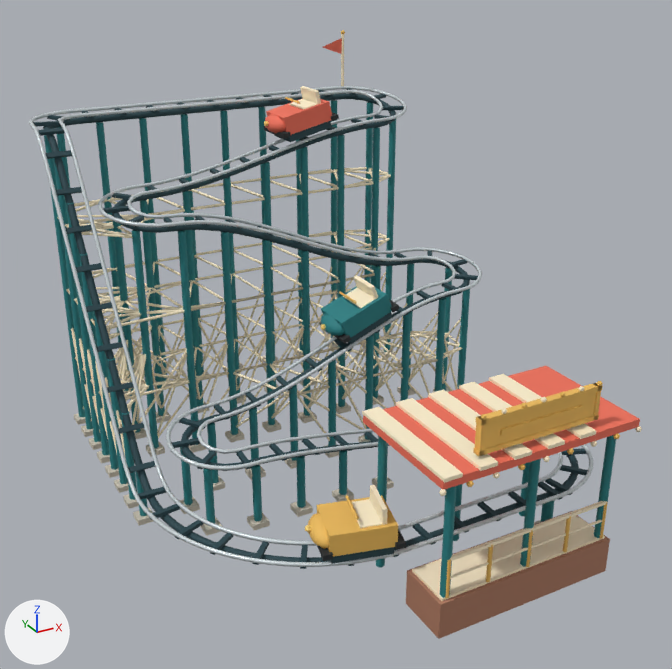
The glTF model games/brightway-park/public/art/models/ride_mouse.glb: old version first, new version second.
One viewpoint serves both versions: a camera (50 mm lens) standing at (-8.45, -18.65, 12.9) and looking at (1.41, -0.73, 3.94). Every picture has the same lights, and +X, +Y and +Z are marked at lower left. The picture after the commit comes second. Where no turn or scale is listed for an object, it has been applied to the vertices. Vertices at exactly the same position are counted once.

Names of what the first picture shows: 'ride_mouse_0', 'ride_mouse_1', 'ride_mouse_10', 'ride_mouse_2', 'ride_mouse_3', 'ride_mouse_4', 'ride_mouse_5', 'ride_mouse_6', 'ride_mouse_7', 'ride_mouse_9' and 1 more.
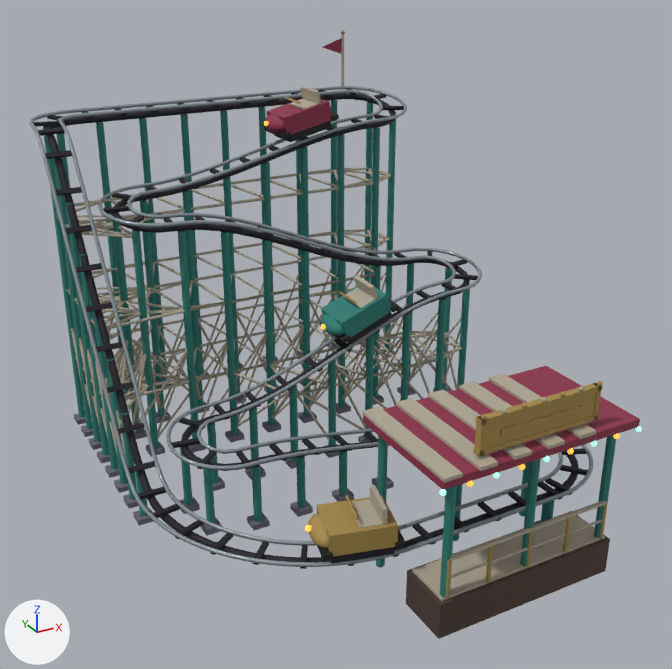
Edits to the bpy script that builds the scene:
```text
Change mat_material_0:
    mat_material_0.base_color: (0.658, 0.723, 0.745) -> (0.275, 0.323, 0.352)  # light grey #d4dde0 -> grey #8f9aa0
Change mat_material_3:
    mat_material_3.base_color: (0.624, 0.571, 0.468) -> (0.156, 0.144, 0.195)  # pale yellow #cfc7b6 -> grey #6e6a7a
Change mat_material_4:
    mat_material_4.base_color: (1.0, 0.88, 0.624) -> (0.44, 0.392, 0.301)  # beige #fff1cf -> grey #b1a895
Change mat_material_5:
    mat_material_5.base_color: (0.418, 0.191, 0.117) -> (0.0742, 0.0437, 0.0331)  # brown #ad7960 -> brown #4d3b33
Change mat_material_6:
    mat_material_6.base_color: (0.847, 0.503, 0.107) -> (0.381, 0.254, 0.0685)  # orange #edbc5c -> brown #a68a4a
Change mat_material_7:
    mat_material_7.base_color: (0.863, 0.162, 0.0999) -> (0.262, 0.0284, 0.0685)  # red #ef7059 -> red #8c2f4a
Change mat_material_9:
    mat_material_9.base_color: (0.0194, 0.0232, 0.0252) -> (1.0, 0.451, 0.063)  # black #262a2c -> orange #ffb347
    add mat_material_9.emission_strength = 1.0
Add mat_material_11:
    mat_material_11 = principled_material('Material_11')
    mat_material_11.base_color = (0.262, 0.0284, 0.0685)  # red #8c2f4a
    mat_material_11.roughness = 0.72
Change me_mesh_10:
    used by ob_ride_mouse_10; location = (0.0, 0.0, 0.0)
    remove me_mesh_10.from_pydata(...)  # 3 vertices, 1 face; spans x 4.8..5.5, y 6.3, z 9.42..9.9
    add me_mesh_10.from_pydata(...)  # 48 vertices, 72 faces; spans x -1.482..3.926, y -5.888..4.925, z 1.54..8.227
    me_mesh_10 part 1: 3 vertices removed from x 4.8..5.5, y 6.3, z 9.42..9.9; 16 vertices added at x 2.242..3.926, y 3.675..4.925, z 7.733..8.227
    me_mesh_10 part 2: 16 vertices added at x -1.482..0.477, y -5.888..-4.251, z 1.54..1.66
    other edits to the shape of me_mesh_10 do not show in these pictures
Add me_mesh_11:
    me_mesh_11.from_pydata([(4.8, 6.3, 9.66), (5.5, 6.3, 9.9), (5.5, 6.3, 9.42)], [], [(0, 1, 2)])
    me_mesh_11.materials.append(mat_material_11)  # red #8c2f4a
Add ob_ride_mouse_11:
    ob_ride_mouse_11 = bpy.data.objects.new('ride_mouse_11', me_mesh_11)
    ob_ride_mouse_11.location = (0.0, 0.0, 0.0)
```

Boxes (x1, y1, x2, y2) around the edits, measured in the pictures (672 x 669 px):
'ride_mouse_4', recoloured: (57, 34, 607, 601) in both
'ride_mouse_0', recoloured: (29, 86, 593, 567) in both
'ride_mouse_6', recoloured: (285, 30, 608, 598) in both
'ride_mouse_7', recoloured: (265, 98, 640, 490) in both
'ride_mouse_5', recoloured (darker): (406, 511, 610, 639) in both
'ride_mouse_3', recoloured: (74, 343, 541, 536) in both
'ride_mouse_9', recoloured, surface changed: (264, 112, 620, 561) in both
'ride_mouse_11', added: after (323, 38, 342, 54)
part 1 of me_mesh_10, reshaped: before (323, 38, 342, 54); after (264, 112, 339, 139)
part 2 of me_mesh_10, added: after (317, 529, 406, 561)
